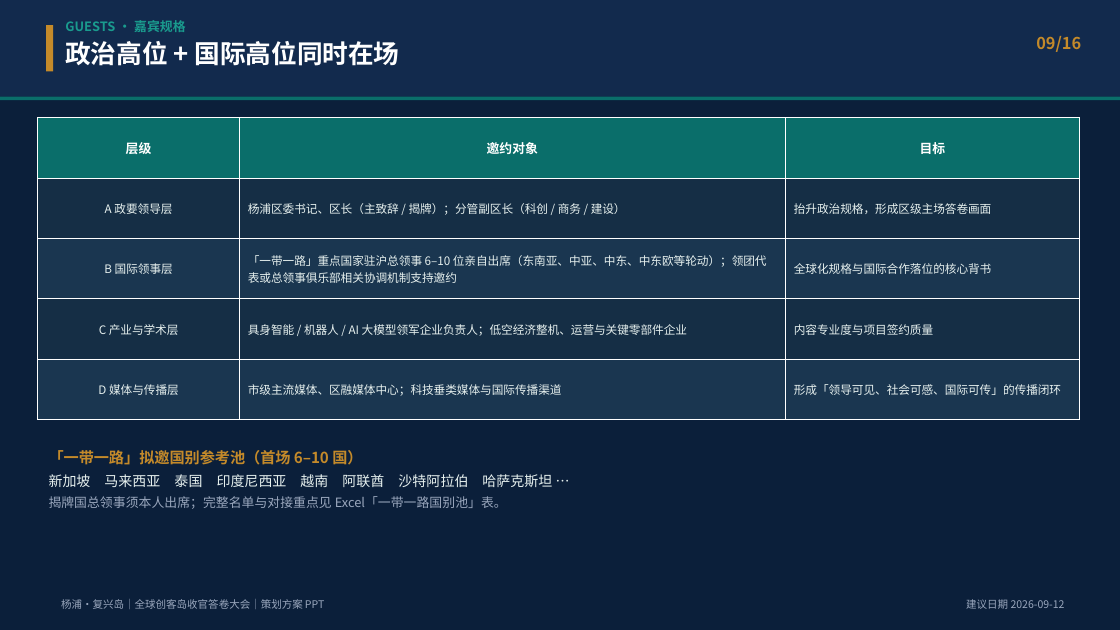
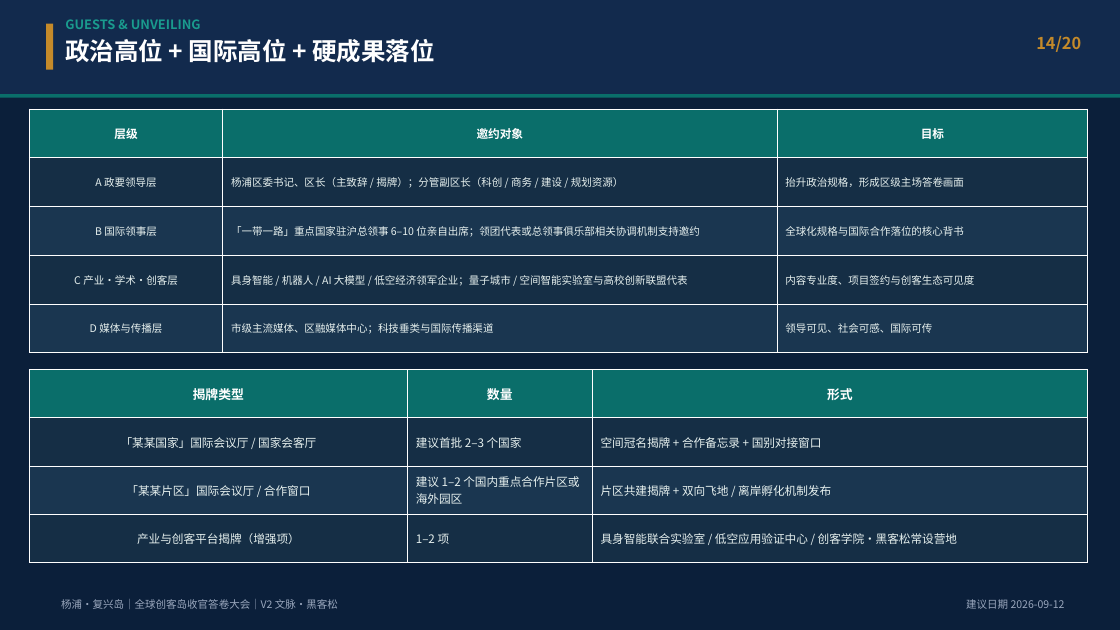
Before and after one commit to hujigang2010-maker/AIDEN, a slide deck: slide 14 of deliverables/复兴岛_全球创客岛_科创出海与具身智能国际大会_策划方案.pptx (slide 9 before the commit). Drawn at 1120x630 pixels with LibreOffice and Linux fonts; fonts in the diff are those of the drawing. Boxes give left, top, right and bottom in pixels: in the first picture for what was removed or moved away, otherwise in the second. Text is boxed around its words. In the diff, an @@ line names an element or a change of style, - is before the commit and + after.

```diff
--- a/deliverables/复兴岛_全球创客岛_科创出海与具身智能国际大会_策划方案.pptx
+++ b/deliverables/复兴岛_全球创客岛_科创出海与具身智能国际大会_策划方案.pptx
@@ text at box(65, 19, 435, 63): text changed; size 22 to 11 pt; text colour #FFFFFF to #1A9B8E @@
-GUESTS · 嘉宾规格
-政治高位 + 国际高位同时在场
+GUESTS & UNVEILING
+政治高位 + 国际高位 + 硬成果落位
@@ text at box(1036, 36, 1081, 52): text changed @@
-09/16
+14/20
@@ table at box(29, 109, 1088, 353) @@
-row 2, column 2: 杨浦区委书记、区长（主致辞 / 揭牌）；分管副区长（科创 / 商务 / 建设）
+row 2, column 2: 杨浦区委书记、区长（主致辞 / 揭牌）；分管副区长（科创 / 商务 / 建设 / 规划资源）
-row 3, column 2: 「一带一路」重点国家驻沪总领事 6–10 位亲自出席（东南亚、中亚、中东、中东欧等轮动）；领团代表或总领事俱乐部相关协调机制支持邀约
+row 3, column 2: 「一带一路」重点国家驻沪总领事 6–10 位亲自出席；领团代表或总领事俱乐部相关协调机制支持邀约
-row 4: C 产业与学术层 | 具身智能 / 机器人 / AI 大模型领军企业负责人；低空经济整机、运营与关键零部件企业 | 内容专业度与项目签约质量
+row 4: C 产业·学术·创客层 | 具身智能 / 机器人 / AI 大模型 / 低空经济领军企业；量子城市 / 空间智能实验室与高校创新联盟代表 | 内容专业度、项目签约与创客生态可见度
-row 5, column 2: 市级主流媒体、区融媒体中心；科技垂类媒体与国际传播渠道
+row 5, column 2: 市级主流媒体、区融媒体中心；科技垂类与国际传播渠道
-row 5, column 3: 形成「领导可见、社会可感、国际可传」的传播闭环
+row 5, column 3: 领导可见、社会可感、国际可传
@@ size 11 to 10 pt in "层级", "邀约对象", "目标" @@
@@ size 10 to 9 pt in "A 政要领导层", "抬升政治规格，形成区级主场答卷画面", "B 国际领事层", "全球化规格与国际合作落位的核心背书" and 1 more places @@
@@ table: place and size @@
-table at box(38, 118, 1080, 420)
+table at box(29, 109, 1088, 353)
@@ table added at box(29, 370, 1088, 563), 4 rows, 3 columns @@
+揭牌类型 | 数量 | 形式
+「某某国家」国际会议厅 / 国家会客厅 | 建议首批 2–3 个国家 | 空间冠名揭牌 + 合作备忘录 + 国别对接窗口
+「某某片区」国际会议厅 / 合作窗口 | 建议 1–2 个国内重点合作片区或海外园区 | 片区共建揭牌 + 双向飞地 / 离岸孵化机制发布
+产业与创客平台揭牌（增强项） | 1–2 项 | 具身智能联合实验室 / 低空应用验证中心 / 创客学院·黑客松常设营地
@@ text removed at box(49, 450, 552, 509) @@
-「一带一路」拟邀国别参考池（首场 6–10 国）
-新加坡 马来西亚 泰国 印度尼西亚 越南 阿联酋 沙特阿拉伯 哈萨克斯坦 …
-揭牌国总领事须本人出席；完整名单与对接重点见 Excel「一带一路国别池」表。
@@ text at box(61, 599, 338, 609): text changed @@
-杨浦·复兴岛｜全球创客岛收官答卷大会｜策划方案 PPT
+杨浦·复兴岛｜全球创客岛收官答卷大会｜V2 文脉·黑客松
```
Also in this commit, not shown: 11 other slides changed, 8 slides added, 4 slides removed, 7 other files.
